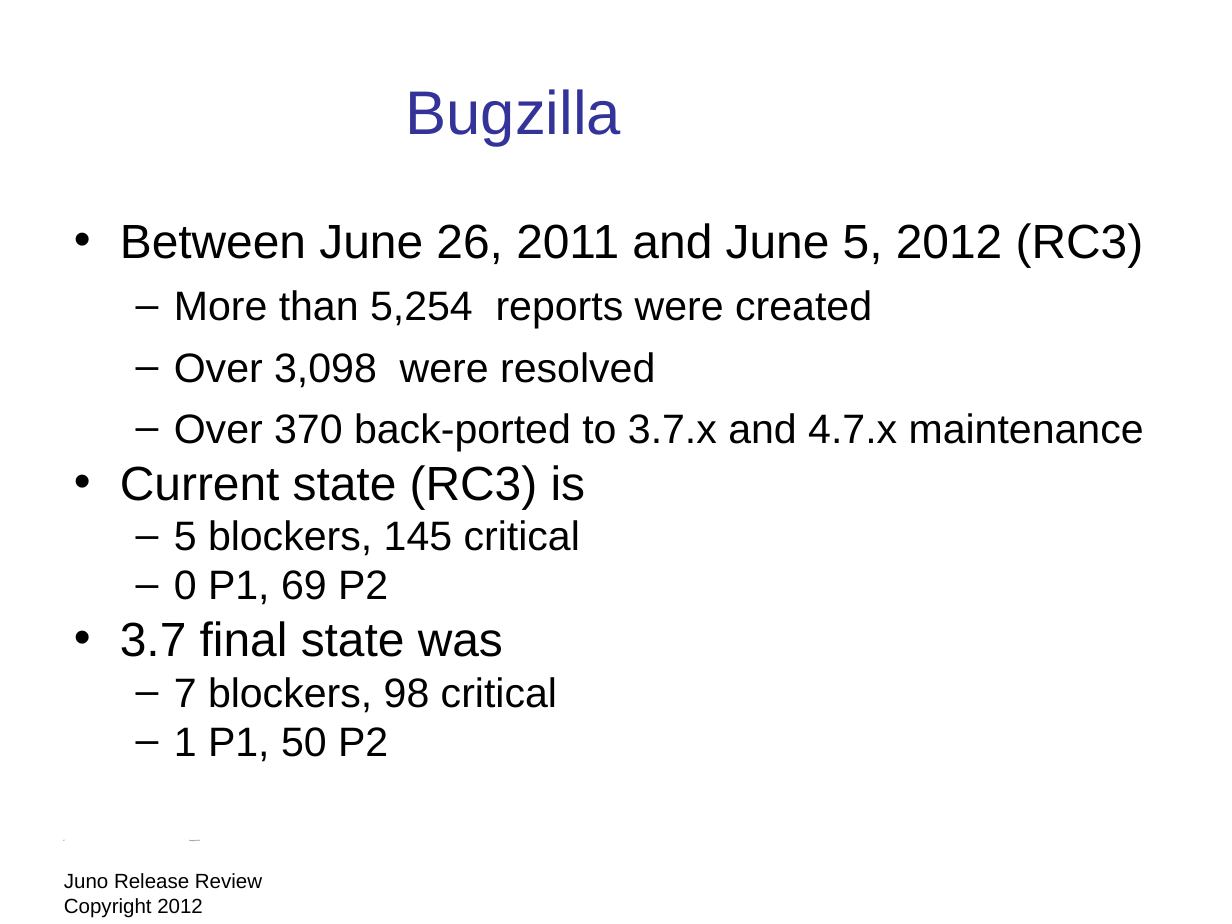
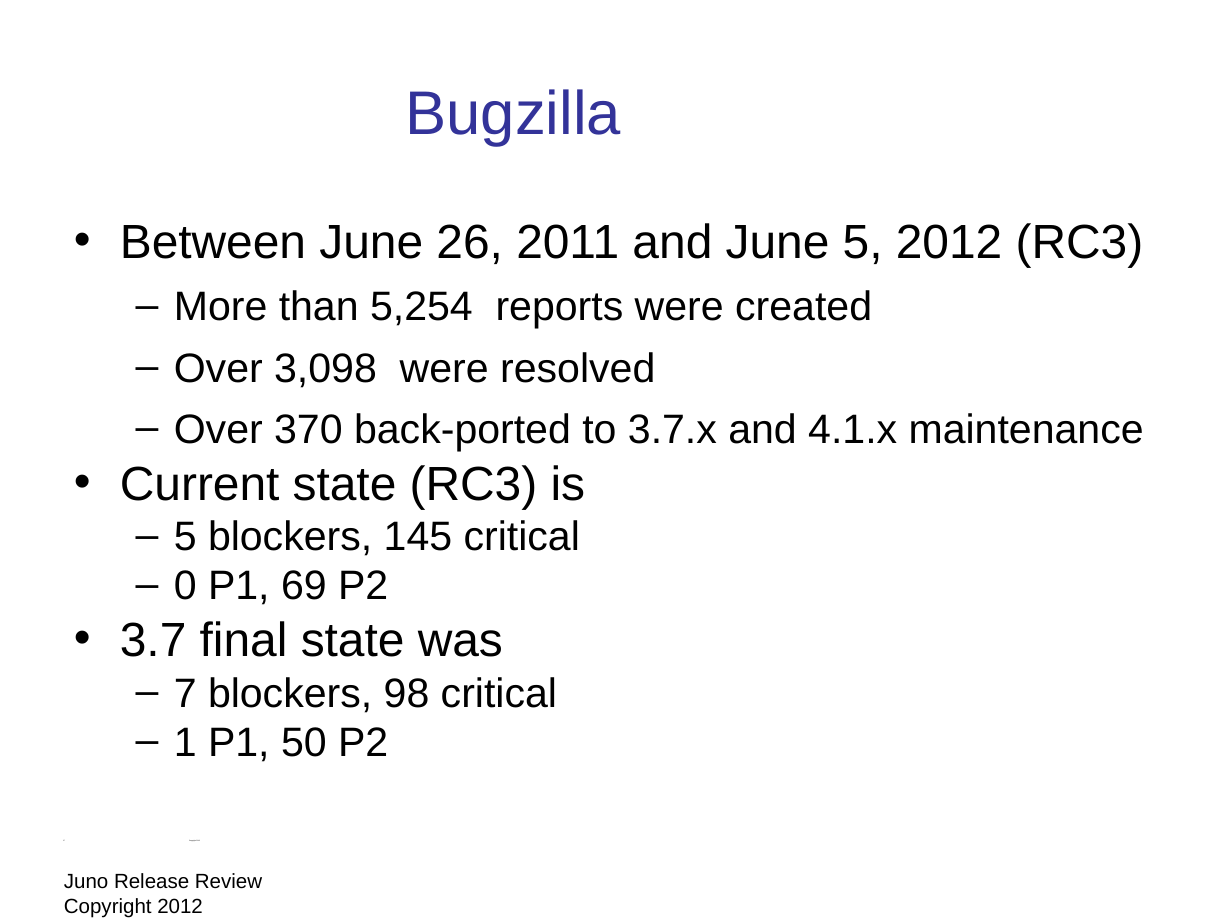
Before and after one commit to eclipse-platform/www.eclipse.org-eclipse-news, a slide deck: slide 17 of presentation/Juno-release-review/eclipse-juno-release-review.odp. Drawn at 1232x924 pixels with LibreOffice and Linux fonts; fonts in the diff are those of the drawing; background and template pictures are left out. Boxes give left, top, right and bottom in pixels: in the first picture for what was removed or moved away, otherwise in the second. Text is boxed around its words. In the diff, an @@ line names an element or a change of style, - is before the commit and + after.

```diff
--- a/presentation/Juno-release-review/eclipse-juno-release-review.odp
+++ b/presentation/Juno-release-review/eclipse-juno-release-review.odp
@@ text at (x1=174, y1=413, x2=1144, y2=451): text changed @@
-  – Over 370 back-ported to 3.7.x and 4.7.x maintenance
+  – Over 370 back-ported to 3.7.x and 4.1.x maintenance
```
Also in this commit, not shown: 13 other slides changed, 1 other file.
